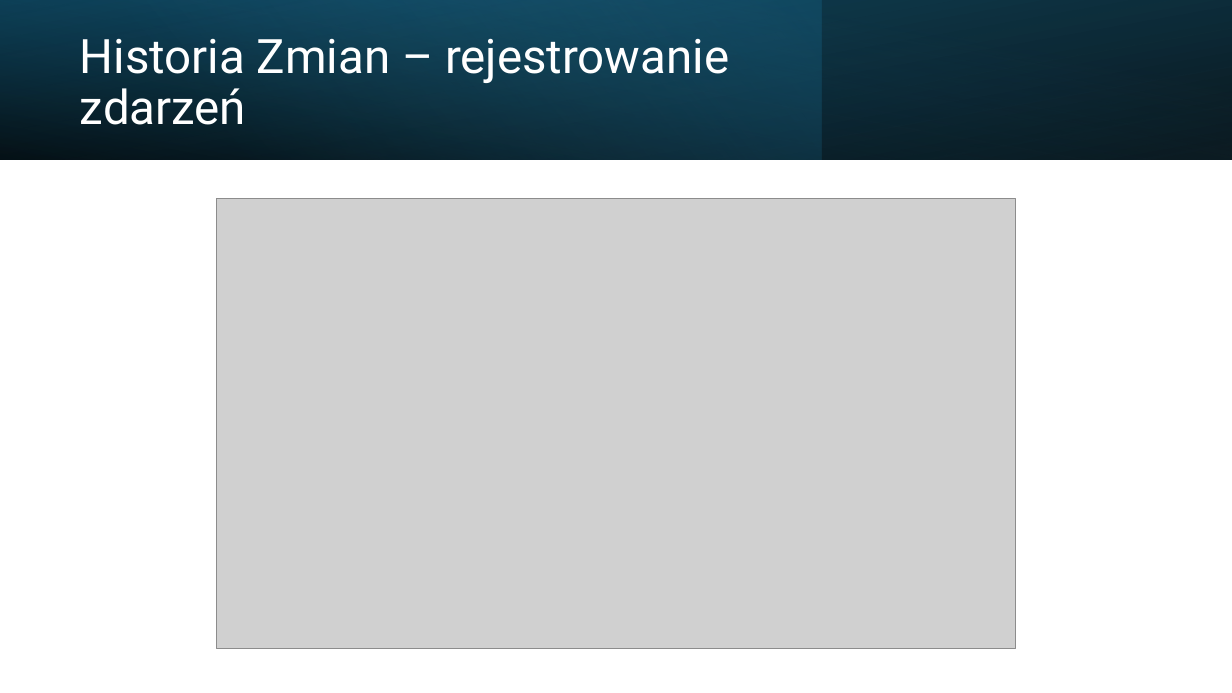
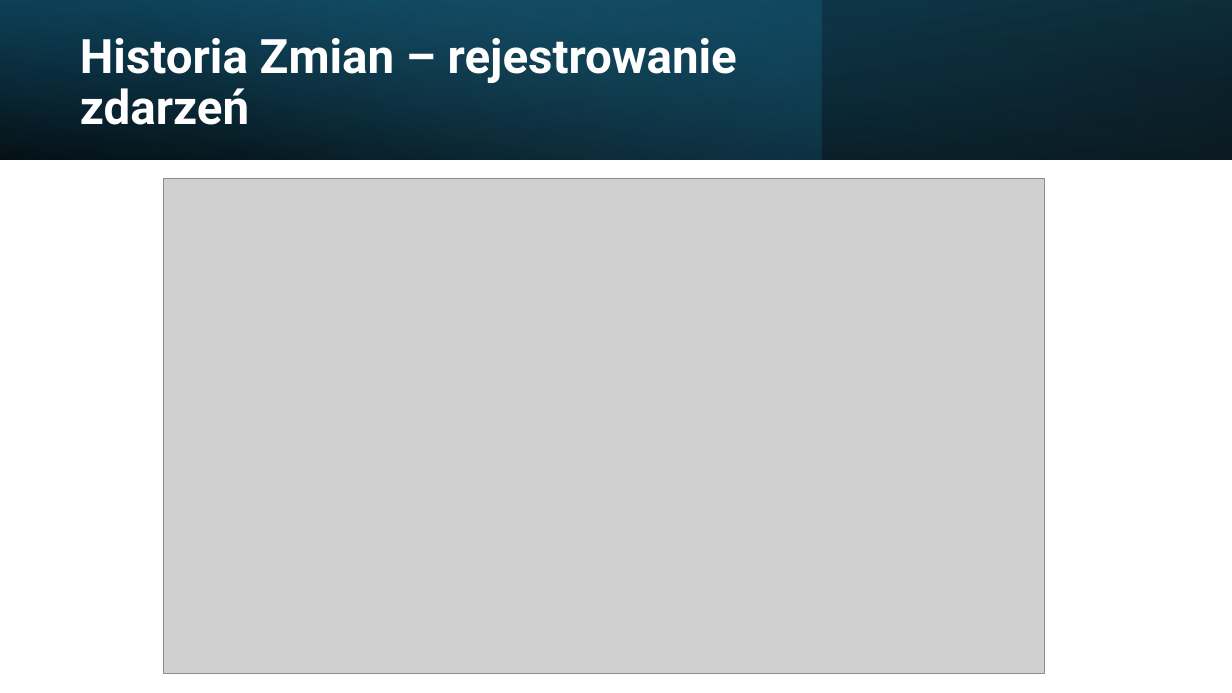
Before and after one commit to oliwiaglodek/MuzeumWPF, a slide deck: slide 17 of Prezentacja na obronę.pptx. Drawn at 1232x693 pixels with LibreOffice and Linux fonts; fonts in the diff are those of the drawing; grey boxes stand for pictures. Boxes give left, top, right and bottom in pixels: in the first picture for what was removed or moved away, otherwise in the second. Text is boxed around its words. In the diff, an @@ line names an element or a change of style, - is before the commit and + after.

```diff
--- a/Prezentacja na obronę.pptx
+++ b/Prezentacja na obronę.pptx
@@ title "Historia Zmian – rejestrowanie zdarzeń" at (80,38,737,125): bold on @@
@@ picture: place and size @@
-picture at (216,199,1017,649)
+picture at (164,178,1044,674)
```
Also in this commit, not shown: 20 other slides changed, 1 other file.
